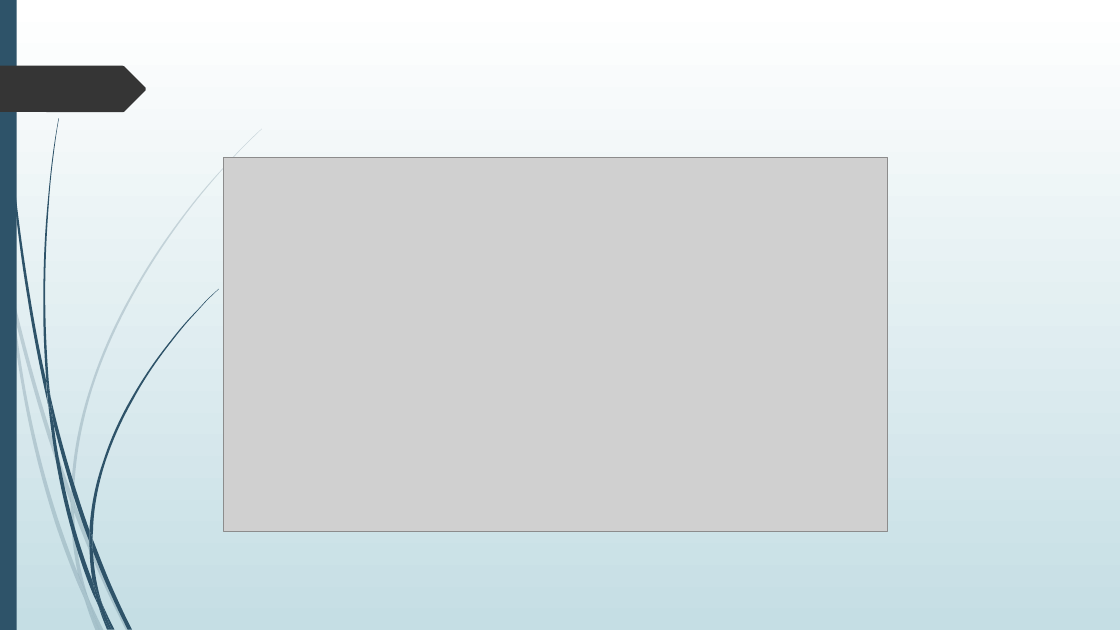
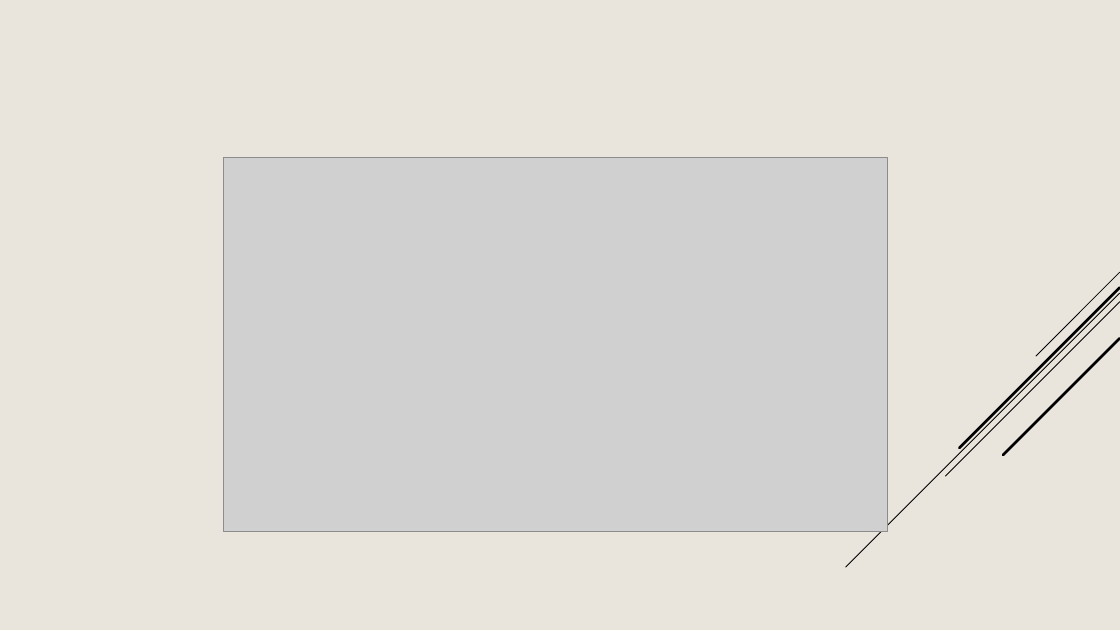
Before and after one commit to meKhairul/SPL---1, a slide deck: slide 20 of Computerized Adaptive Test System.pptx (slide 11 before the commit). Drawn at 1120x630 pixels with LibreOffice and Linux fonts; fonts in the diff are those of the drawing; grey boxes stand for pictures. Boxes give left, top, right and bottom in pixels: in the first picture for what was removed or moved away, otherwise in the second. Text is boxed around its words. In the diff, an @@ line names an element or a change of style, - is before the commit and + after.

```diff
--- a/Computerized Adaptive Test System.pptx
+++ b/Computerized Adaptive Test System.pptx
@@ background gradient #FFFFFF to #C5DEE5 to #E9E5DC @@
@@ rectangle removed at (0,0,17,630) @@
@@ freeform shape removed at (0,66,146,112) @@
@@ group added at (846,272,1120,567): 5 lines @@
@@ group removed at (0,129,262,630): 10 freeform shapes @@
@@ group removed at (3,0,218,630): 12 freeform shapes @@
```
Also in this commit, not shown: 3 other slides changed, 17 slides added, 8 slides removed.
